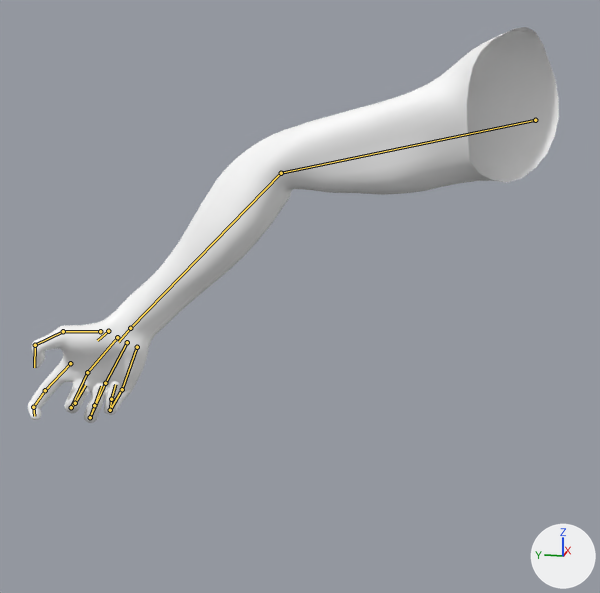
Before and after pictures for a commit that changed the glTF model src/assets/models/player/arm/arm.gltf.
Camera for both pictures: a 50 mm camera at (-0.81, 0.056, 0.07) aimed at (-0.057, 0.207, -0.119). The axes (+X, +Y, +Z) are drawn at lower right. The lights are the same throughout. Both versions are drawn at frame 18 of the action 'ReloadPistol'; the numbers are the values there. The bones that bend it are drawn over the model as lines.

Names of what the first picture shows: 'Arm'.
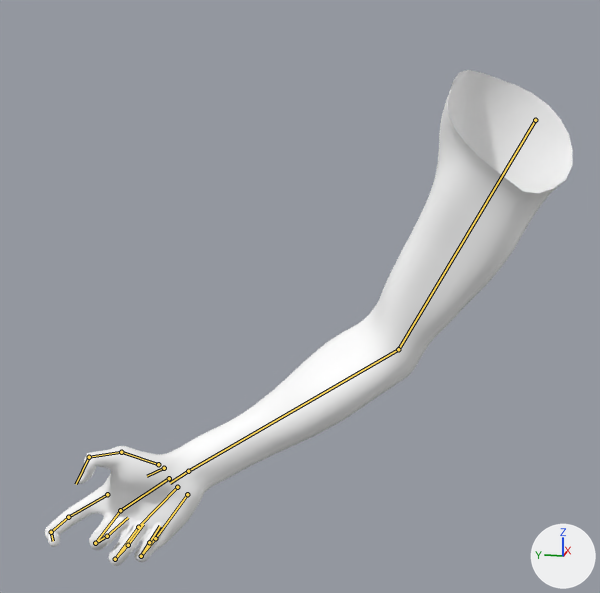
Commit message: Update reload animation

Pixel boxes [x1, y1, x2, y2] of what changed, in the pictures (600 x 593 px):
'Arm', posed (25% taller)
    before: [28, 27, 559, 423]
    after: [45, 70, 573, 566]
bone 'upper_arm.R', root to tip
    before: (535, 120) to (281, 173)
    after: (535, 120) to (398, 349)
bone 'forearm.R', root to tip
    before: (281, 173) to (130, 328)
    after: (398, 349) to (188, 471)

Patch to the scene script:
```diff
--- a/src/assets/models/player/arm/arm.gltf.py
+++ b/src/assets/models/player/arm/arm.gltf.py
@@ bone_upper_arm_r @@
 bone_upper_arm_r = bpy.data.objects['ArmRig'].pose.bones['upper_arm.R']
-bone_upper_arm_r.rotation_quaternion = (1.0, 0.0, 0.0, 0.0)  # degrees (0, 0, 0)
+bone_upper_arm_r.rotation_quaternion = (0.906, 0.031, 0.013, 0.423)  # degrees (4, 0, 50)
@@ bone_forearm_r @@
 bone_forearm_r = bpy.data.objects['ArmRig'].pose.bones['forearm.R']  # child of 'upper_arm.R'
-bone_forearm_r.rotation_quaternion = (0.855, 0.116, 0.01, 0.506)  # degrees (12, -6, 61)
+bone_forearm_r.rotation_quaternion = (0.994, 0.074, 0.082, -0.01)  # degrees (8, 9, 0)
```
